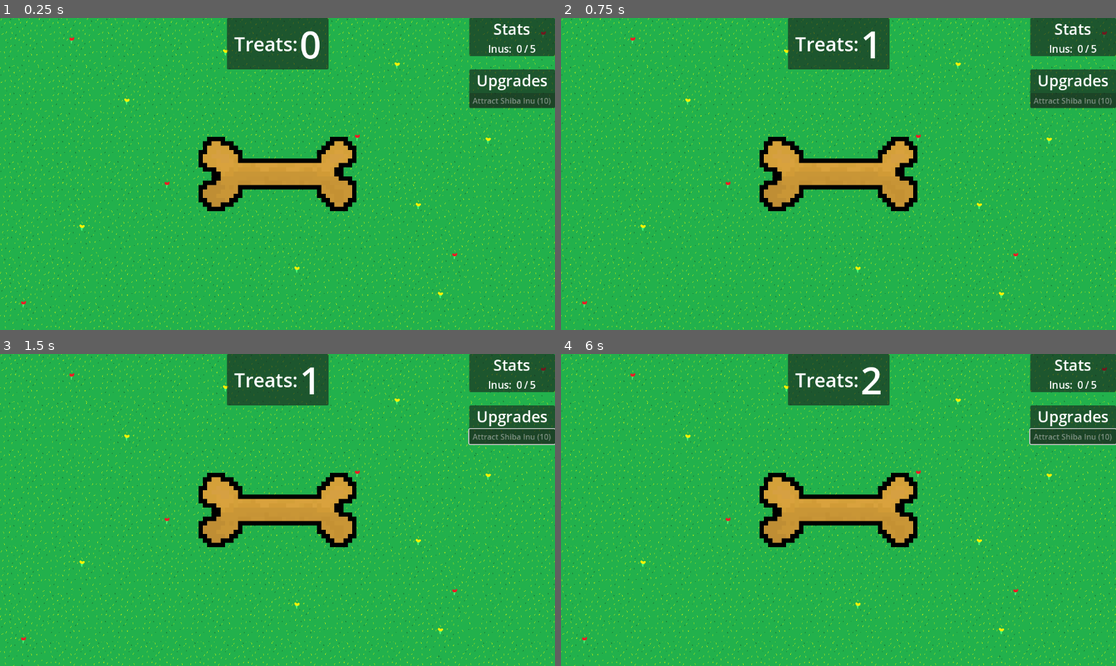
Above: before the commit, frames 1-4 (two rows, left to right).
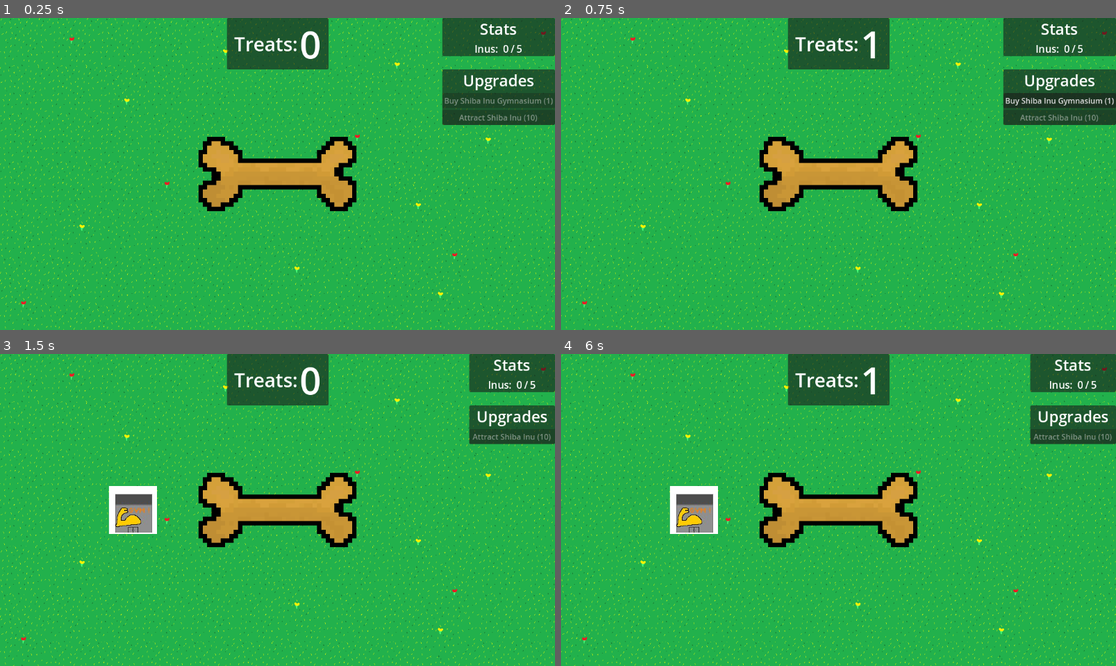
Above: after the commit, the same moments.

Repository: ejmejm/ShibaIdle
Game: Godot game, scene res://scenes/root.tscn
Two runs of this game, one before a commit and one after it. Both use one fixed random seed, a clock stepped at 60 frames per second and the inputs below.
Inputs (mouse positions are in pixels of both pictures, inside the frame that each line leads up to):
- Up to frame 1 (0.25 s): no input
- Up to frame 2 (0.75 s): tap Enter at 0.5 s; press the mouse at (838, 174) at 0.53 s
- Up to frame 3 (1.5 s): release the mouse at (277, 510) at 1.25 s; click (499, 435) at 1.25 s, where only the run after the commit has a clickable "Buy Shiba Inu Gymnasium (1)"
- Up to frame 4 (6 s): tap Space at 2, 3.5, 5 s; move the mouse to (727, 525) at 2.02 s; click (727, 525) at 2.1 s; tap Enter at 2.75, 4.25 s; move the mouse to (894, 441) at 2.77 s; press the mouse at (894, 441) at 2.78 s; move the mouse to (810, 572) at 3.52 s; release the mouse at (810, 572) at 3.53 s; click (810, 572) at 3.6 s; move the mouse to (1005, 556) at 4.27 s; press the mouse at (1005, 556) at 4.28 s; move the mouse to (672, 463) at 5.02 s; release the mouse at (672, 463) at 5.03 s; click (672, 463) at 5.1 s; move the mouse to (866, 510) at 5.77 s; press the mouse at (866, 510) at 5.78 s

The runs differ from the first frame. In frame 1, 3.1% of the frame differs, in the area x 79-100%, y 0-35%; in frame 2, 3.2%; in frame 3, 1.7%; in frame 4, 1.7%.

Commit message:
Complete Gym Text

Diff:
--- a/scenes/gym.tscn
+++ b/scenes/gym.tscn
@@ -7,6 +7,7 @@
 size = Vector2(77, 80)
 
 [node name="Gym" type="StaticBody2D"]
+visibility_layer = 3
 collision_layer = 2
 script = ExtResource("1_8sp54")
 
--- a/scripts/hit_building.gd
+++ b/scripts/hit_building.gd
@@ -21,6 +21,13 @@
 		#add logic to boost all Inu speed by 10% for 1 min
 		collisions = 0
 
+func choose_open_spot() -> Vector2:
+	#pick an unclaimed building spot
+	#currently placeheld for testing
+	var placeholder = Vector2(-300,0)
+	return placeholder
+
+
 func _physics_process(delta):
 	#needs physics to fix this in place and have it bounce stuff off. This should be a static body but oops
 	pass
--- a/scripts/random_walk.gd
+++ b/scripts/random_walk.gd
@@ -53,7 +53,7 @@
 
 func choose_random_spot() -> Vector2:
 	# Pick a random point within the bounding box
-	return bounding_box.position + Vector2(
+	return Vector2(
 		randi() % int(bounding_box.size.x),
 		randi() % int(bounding_box.size.y)
 	)
--- a/scripts/spawner.gd
+++ b/scripts/spawner.gd
@@ -34,7 +34,7 @@
 		push_error("
 		Building type '%s' cannot be spawned because that building does not exist" % building_type)
 
-	var building: StaticBody2D = BUILDING_RESOURCES[building_type].instatiate()
+	var building: StaticBody2D = BUILDING_RESOURCES[building_type].instantiate()
 	building.visible = false
 	building_container.add_child(building)
 	building.position = building.choose_open_spot()
--- a/scripts/upgrades_manager.gd
+++ b/scripts/upgrades_manager.gd
@@ -9,7 +9,8 @@
 func _ready():
 	UPGRADE_REGISTRAR = {
 		"buy_shiba_inu": preload("res://upgrades/buy_shiba.gd").new(),
-		"buy_double_shiba_inu": preload("res://upgrades/buy_double_shiba.gd").new()
+		"buy_double_shiba_inu": preload("res://upgrades/buy_double_shiba.gd").new(),
+		"gym_upgrade": preload("res://upgrades/gym_upgrade.gd").new()
 	}
 
 	for upgrade: BaseUpgrade in UPGRADE_REGISTRAR.values():
--- a/upgrades/gym_upgrade.gd
+++ b/upgrades/gym_upgrade.gd
@@ -12,7 +12,7 @@
 	id = "buy_gym"
 	label = "Buy Shiba Inu Gymnasium"
 	description = "Buy a gym to help your Inu's with their gainz"
-	cost = 50
+	cost = 1 #1 for testing
 	max_purchases = 1
 
 func _on_ready():
@@ -23,14 +23,6 @@
 	#player_stats.n_current_buildings += 1 currently does nothing until player stats updated
 
 
-func choose_open_spot() -> Vector2:
-	#pick an unclaimed building spot
-	#currently placeheld for testing
-	var placeholder = Vector2(250,375)
-	return placeholder
-
-
-
 func _should_display_logic() -> bool:
 	return true #TODO set as true for testing add logic later
 
